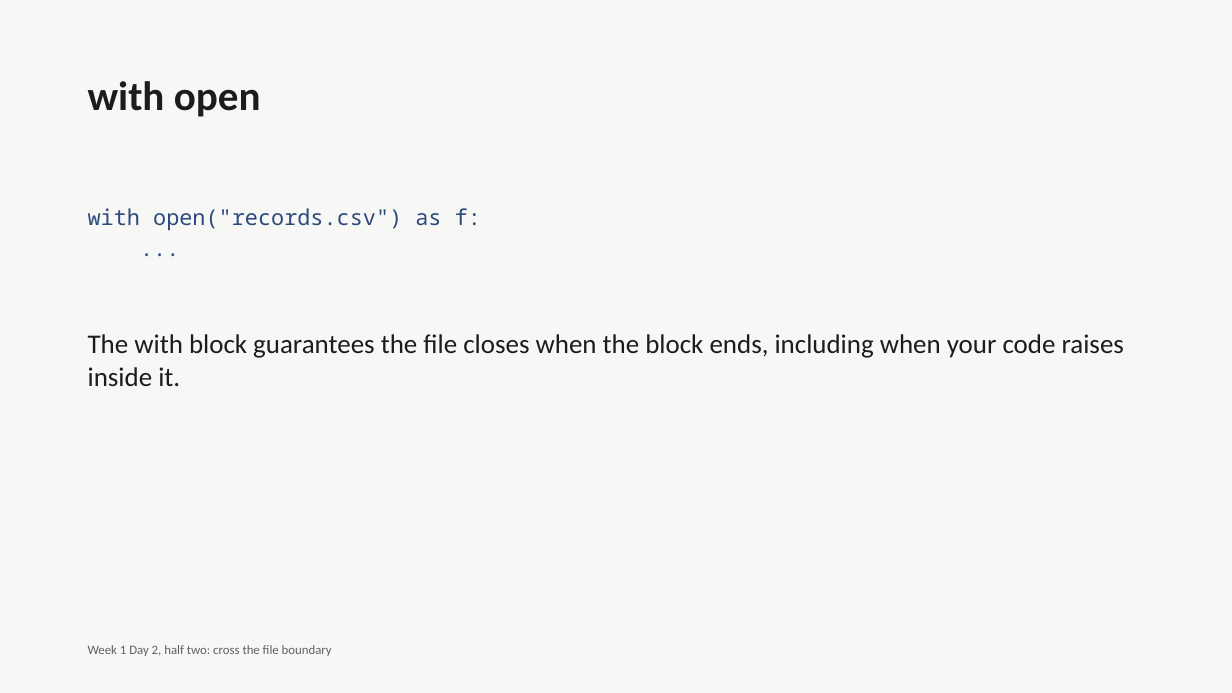
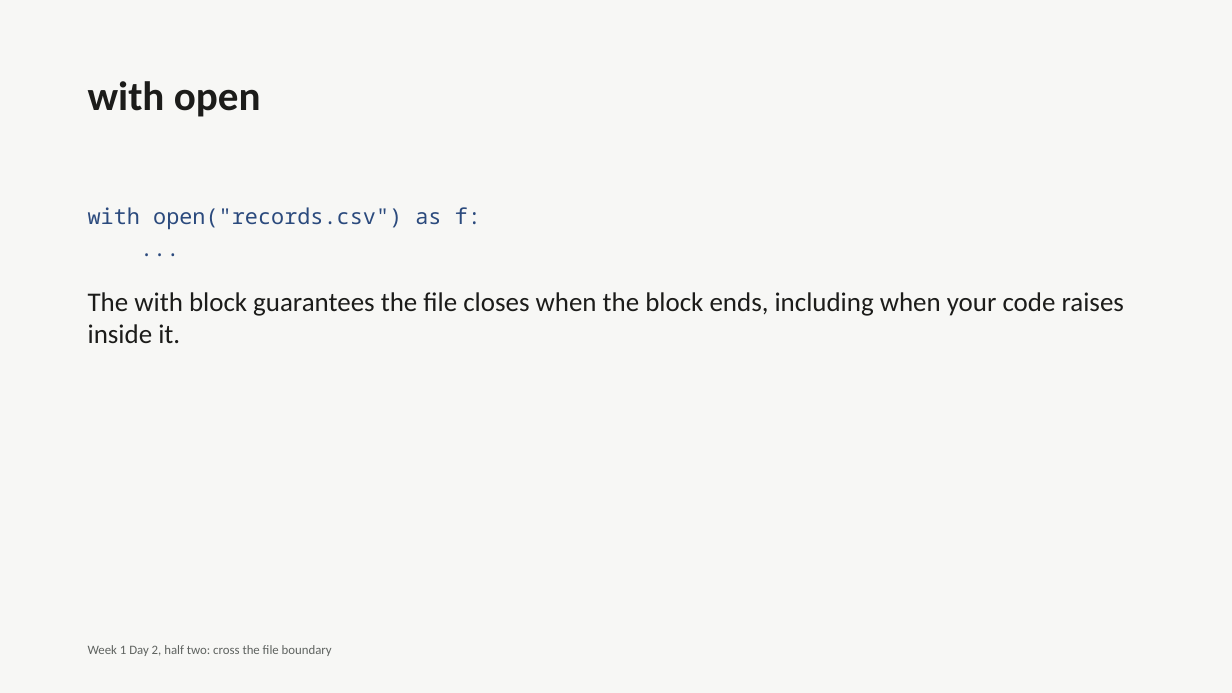
Before and after one commit to fde-academy-lab/c2-content-factory, a slide deck: slide 19 of content/W01/D2/C2_W01_D02_deck_half2_STUDENT.pptx (slide 14 before the commit). Drawn at 1232x693 pixels with LibreOffice and Linux fonts; fonts in the diff are those of the drawing. Boxes give left, top, right and bottom in pixels: in the first picture for what was removed or moved away, otherwise in the second. Text is boxed around its words. In the diff, an @@ line names an element or a change of style, - is before the commit and + after.

```diff
--- a/content/W01/D2/C2_W01_D02_deck_half2_STUDENT.pptx
+++ b/content/W01/D2/C2_W01_D02_deck_half2_STUDENT.pptx
@@ text "The with block guarantees the ...": place and size @@
-text "The with block guarantees the ..." at [88, 334, 1124, 386]
+text "The with block guarantees the ..." at [88, 292, 1124, 343]
```
Also in this commit, not shown: 35 other slides changed, 30 slides added, 5 other files.
